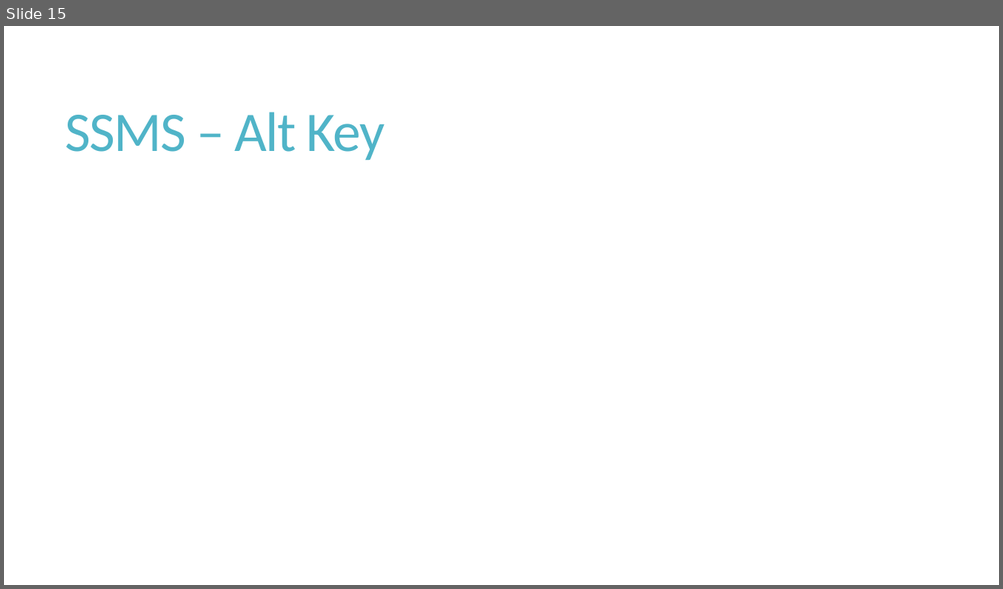
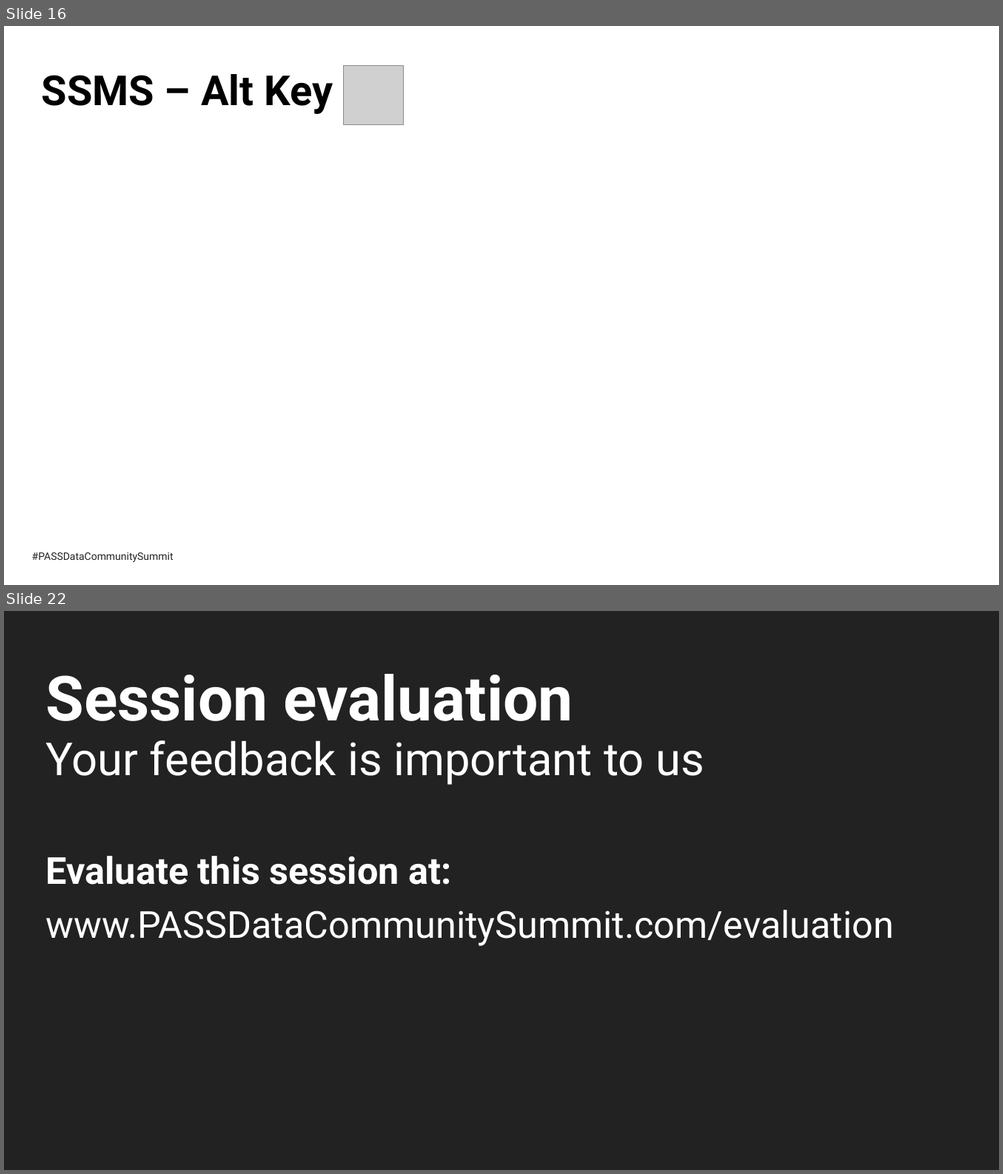
Before and after one commit to BarneyLawrence/Sessions-TSQL-BeyondTheBasics, a slide deck: T-SQL - Beyond the Basics.pptx. Shown one above the other, each under a label of ours: slide 15 before the commit, slides 16 and 22 after it; the slides between them are not shown. The pictures are 1003x589 and 1003x1174 pixels, drawn with LibreOffice and Linux fonts; fonts in the diff are those of the drawing; grey boxes stand for pictures; background and template pictures are left out. Boxes give left, top, right and bottom in pixels: in the first picture for what was removed or moved away, otherwise in the second. Text is boxed around its words. In the diff, an @@ line names an element or a change of style, - is before the commit and + after.

Commit message:
Final updates for PASS Summit 2020

```diff
--- a/T-SQL - Beyond the Basics.pptx
+++ b/T-SQL - Beyond the Basics.pptx
@@ slide 22 added at (4,611,999,1170), background #222222 @@
@@ text added at (46,674,573,721), 60 pt, text #FFFFFF, bold @@
+Session evaluation
@@ text added at (46,741,704,785), 44 pt, text #FFFFFF @@
+Your feedback is important to us
@@ text added at (46,856,451,885), 36 pt, text #FFFFFF, bold @@
+Evaluate this session at:
@@ text added at (46,910,893,946), 36 pt, text #FFFFFF @@
+www.PASSDataCommunitySummit.com/evaluation
@@ what was slide 15 is now slide 16 @@
@@ slide 16 changed as well @@
@@ title "SSMS – Alt Key": place and size @@
-title "SSMS – Alt Key" at (65,112,384,160)
+title "SSMS – Alt Key" at (42,74,333,114)
@@ title "SSMS – Alt Key" at (42,74,333,114): size 54 to 40 pt, font Calibri to Roboto, text colour #50B4C8 to #000000, letter spacing -1.2 to 0 pt, bold on; line spacing 0.85 to 0.9; vertical alignment middle to top @@
@@ picture added at (344,65,403,125) @@
@@ text added at (32,553,173,562), 10 pt, text #222222 @@
+#PASSDataCommunitySummit
```
Also in this commit, not shown: 10 other slides changed, 11 other slides added, 6 slides removed, 15 other files.
